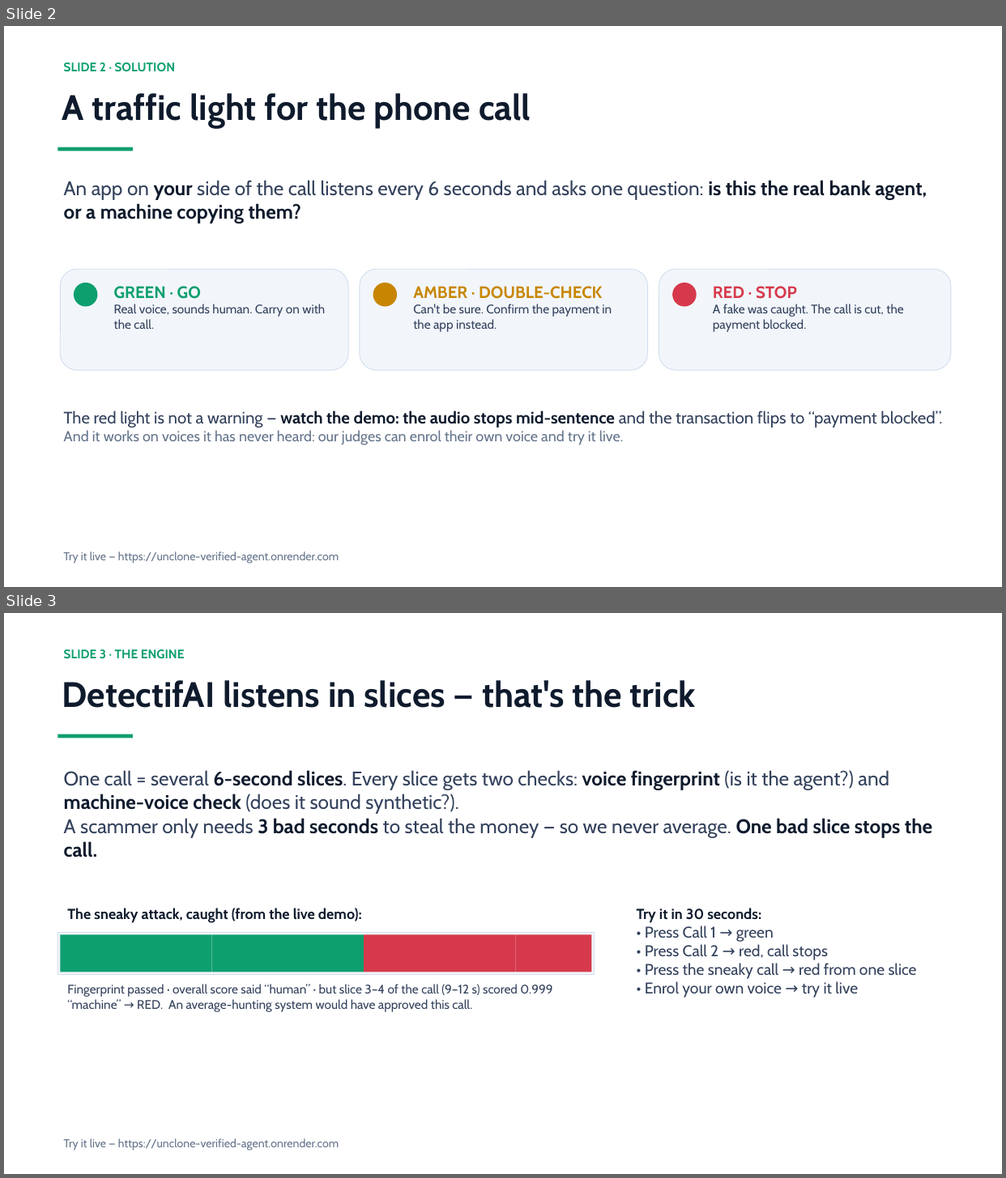
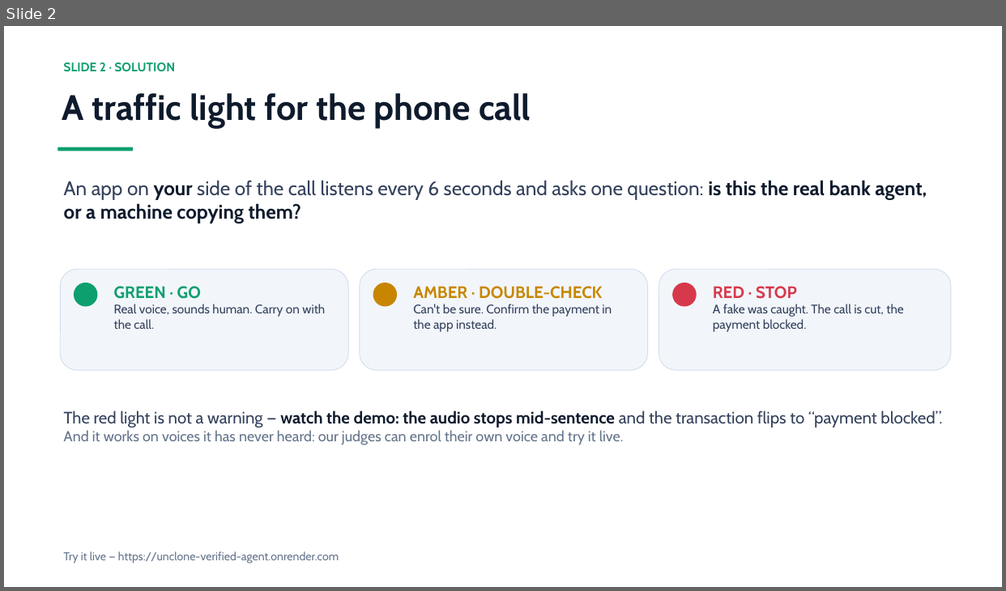
Before and after one commit to Lion4467cat/verified-agent-badge, a slide deck: UNCLONE-day2-deck.pptx. Shown one above the other, each under a label of ours: slides 2 and 3 before the commit, slide 2 after it. The pictures are 1006x1178 and 1006x591 pixels, drawn with LibreOffice and Linux fonts; fonts in the diff are those of the drawing. Boxes give left, top, right and bottom in pixels: in the first picture for what was removed or moved away, otherwise in the second. Text is boxed around its words. In the diff, an @@ line names an element or a change of style, - is before the commit and + after.

```diff
--- a/UNCLONE-day2-deck.pptx
+++ b/UNCLONE-day2-deck.pptx
@@ slide 3 removed at bbox=[4, 613, 1002, 1174], background #FFFFFF @@
@@ text removed at bbox=[64, 649, 185, 658] @@
-SLIDE 3 · THE ENGINE
@@ text removed at bbox=[62, 680, 696, 708] @@
-DetectifAI listens in slices — that's the trick
@@ rectangle removed at bbox=[58, 735, 133, 738] @@
@@ text removed at bbox=[64, 770, 932, 858] @@
-One call = several 6-second slices. Every slice gets two checks: voice fingerprint (is it the agent?) and machine-voice check (does it sound synthetic?).
-A scammer only needs 3 bad seconds to steal the money — so we never average. One bad slice stops the call.
@@ text removed at bbox=[67, 908, 362, 923] @@
-The sneaky attack, caught (from the live demo):
@@ text removed at bbox=[637, 908, 917, 998] @@
-Try it in 30 seconds:
-• Press Call 1 → green
-• Press Call 2 → red, call stops
-• Press the sneaky call → red from one slice
-• Enrol your own voice → try it live
@@ rectangle removed at bbox=[58, 933, 594, 974] @@
@@ rectangle removed at bbox=[60, 935, 212, 973] @@
@@ rectangle removed at bbox=[212, 935, 364, 973] @@
@@ rectangle removed at bbox=[364, 935, 440, 973] @@
@@ rectangle removed at bbox=[440, 935, 515, 973] @@
@@ rectangle removed at bbox=[516, 935, 592, 973] @@
@@ text removed at bbox=[67, 984, 552, 1012] @@
-Fingerprint passed · overall score said “human” · but slice 3–4 of the call (9–12 s) scored 0.999 “machine” → RED. An average-hunting system would have approved this call.
@@ text removed at bbox=[64, 1139, 339, 1151] @@
-Try it live — https://unclone-verified-agent.onrender.com
```
Also in this commit, not shown: 1 slide added.
